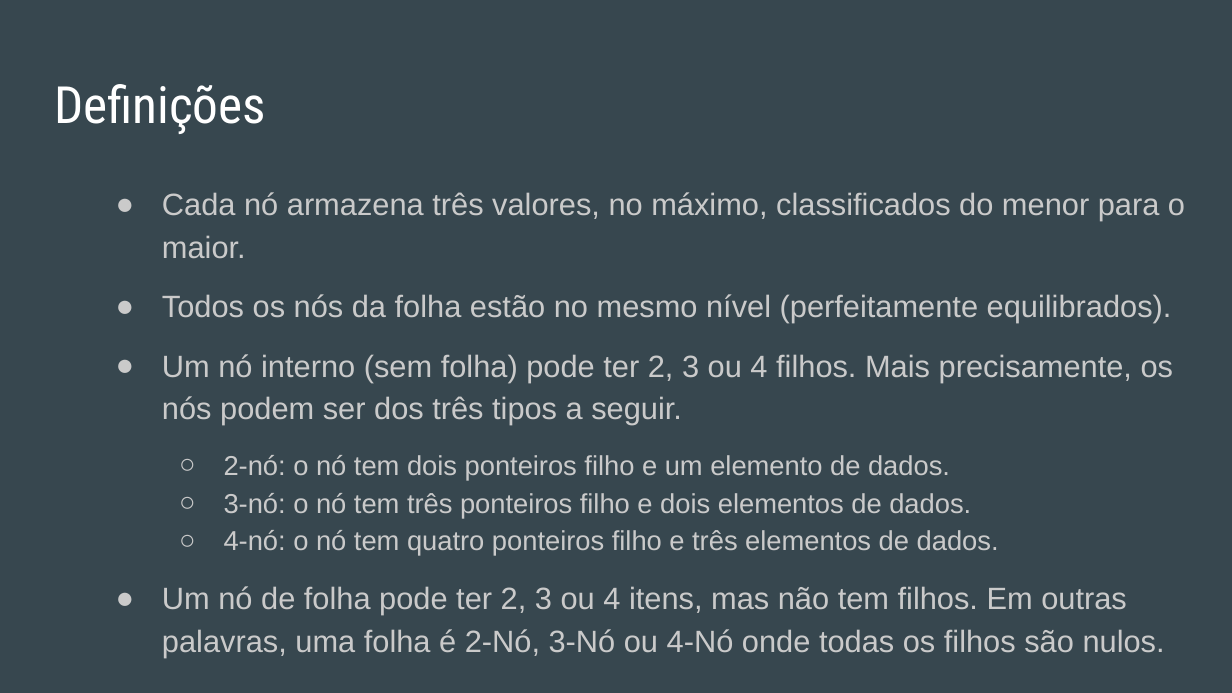
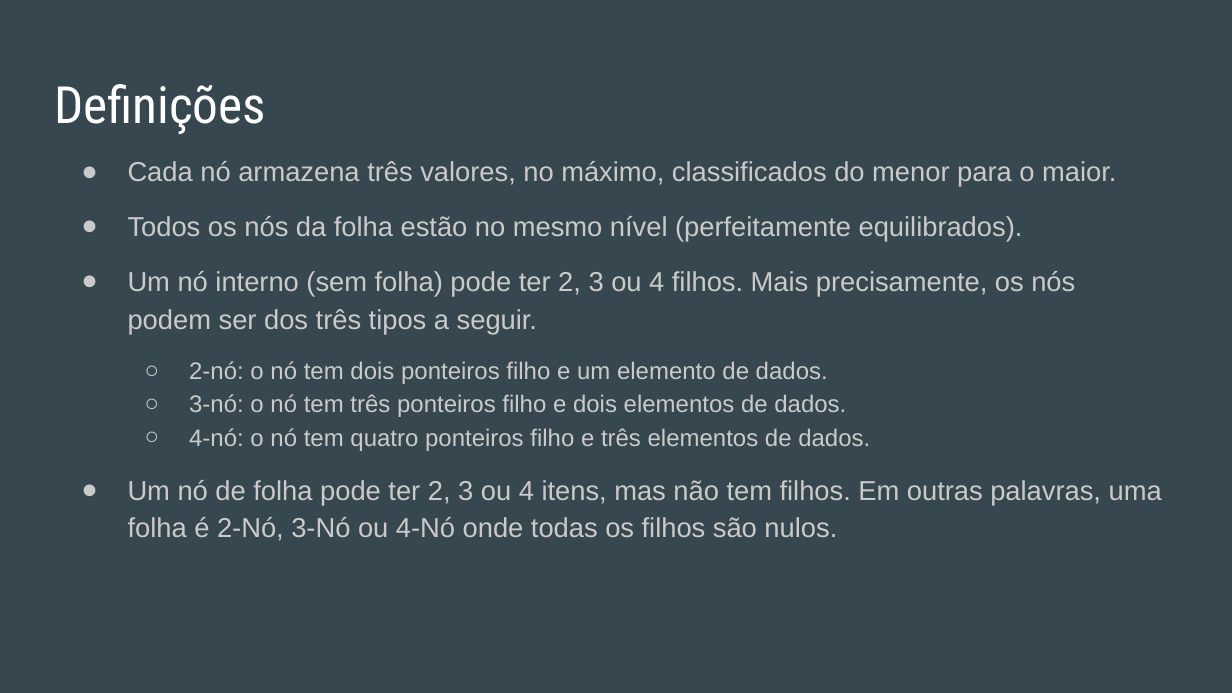
Before and after one commit to OsOperadores/ProjetoP2, a slide deck: slide 4 of Árvore 2-3-4/Árvore 2-3-4.pptx. Drawn at 1232x693 pixels with LibreOffice and Linux fonts; fonts in the diff are those of the drawing. Boxes give left, top, right and bottom in pixels: in the first picture for what was removed or moved away, otherwise in the second. Text is boxed around its words. In the diff, an @@ line names an element or a change of style, - is before the commit and + after.

```diff
--- a/Árvore 2-3-4/Árvore 2-3-4.pptx
+++ b/Árvore 2-3-4/Árvore 2-3-4.pptx
@@ text "Cada nó armazena três valores, ...": place and size @@
-text "Cada nó armazena três valores, ..." at bbox=[162, 192, 1185, 658]
+text "Cada nó armazena três valores, ..." at bbox=[128, 161, 1162, 541]
@@ text "Cada nó armazena três valores, ..." at bbox=[128, 161, 1162, 541]: size 18 to 16 pt in "Cada nó armazena três valores, no máximo, ...", "Todos os nós da folha estão no ...", "Um nó interno (sem folha) pode ter ...", "Um nó de folha pode ter 2, ..."; size 16 to 14 pt in "2-nó: o nó tem dois ponteiros filho ...", "3-nó: o nó tem três ponteiros filho ...", "4-nó: o nó tem quatro ponteiros filho ..." @@
```
Also in this commit, not shown: 10 other slides changed, 3 slides added, 1 slide removed.
